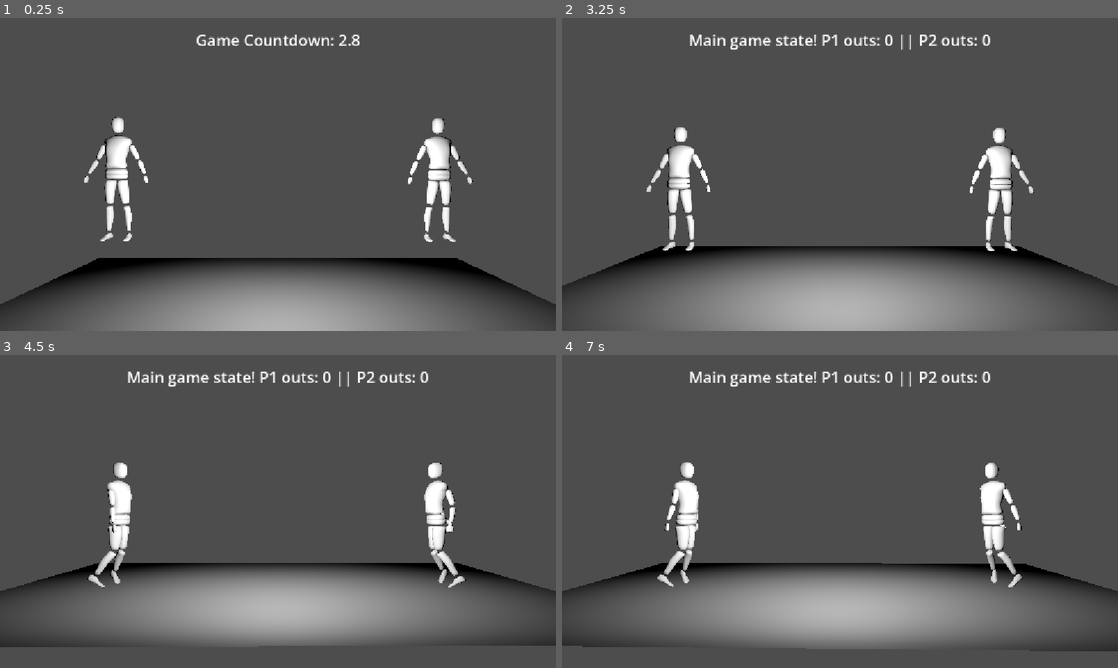
Above: before the commit, frames 1-4 (two rows, left to right).
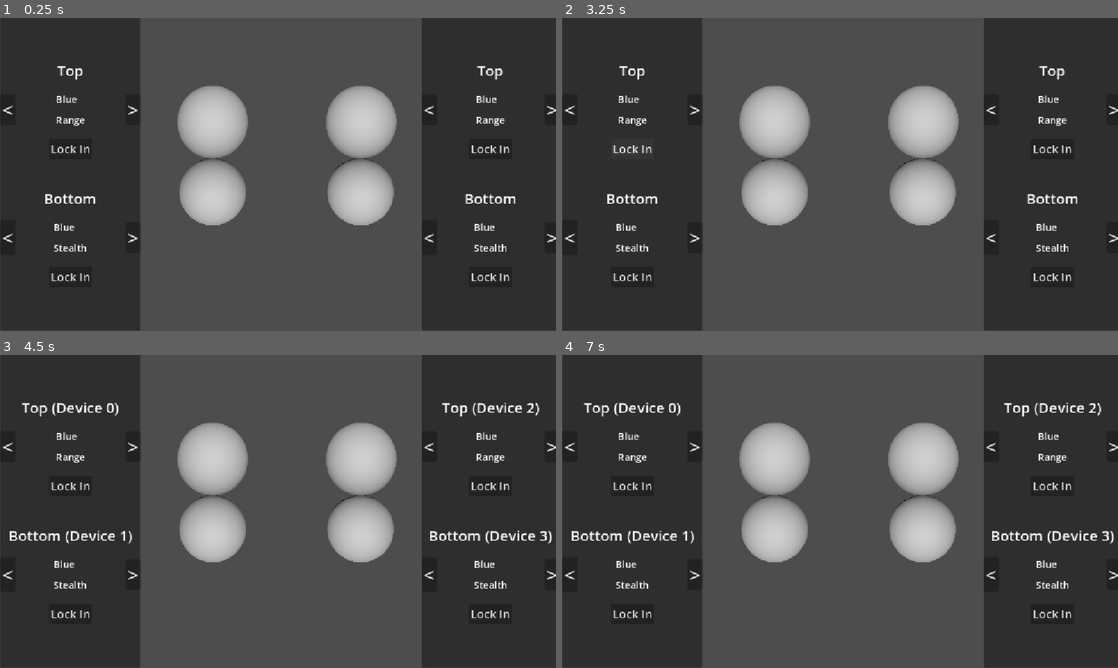
Above: after the commit, the same moments.

Repository: The-MEDINA/SNAP-back
Game: Godot game, scene res://Scenes/4CharacterSelection.tscn
The game is run twice, just before and just after one commit, with the same random seed, the same clock (stepped at 60 frames per second) and the same inputs. Before the commit the project starts from res://Scenes/controlsTesting.tscn.
Inputs (mouse positions are in pixels of both pictures, inside the frame that each line leads up to):
- Up to frame 1 (0.25 s): no input
- Up to frame 2 (3.25 s): click (567, 108) at 0.5 s, where only the run after the commit has a clickable "<"; click (695, 108) at 1.25 s, where only the run after the commit has a clickable ">"; click (634, 149) at 2 s, where only the run after the commit has a clickable "Lock In"; click (634, 149) at 2.75 s, where only the run after the commit has a clickable "Locked!"
- Up to frame 3 (4.5 s): move the mouse to (400, 495) at 3.52 s; press the mouse at (400, 495) at 3.53 s; hold D (LeftThumbstickRight) 3.53-4.28 s; move the mouse to (166, 527) at 4.27 s; release the mouse at (166, 527) at 4.28 s; hold 1 (DebugPlayer1Down) from 4.28 s (still down); right-click (166, 527) at 4.35 s
- Up to frame 4 (7 s): move the mouse to (895, 442) at 5.02 s; release 1 (DebugPlayer1Down) at 5.03 s; hold D (LeftThumbstickRight) 5.03-5.78 s; hold Space (Select) 5.03-5.78 s; move the mouse to (812, 574) at 5.77 s; hold W (LeftThumbstickUp) 5.78-6.53 s; click (812, 574) at 5.85 s; move the mouse to (1006, 558) at 6.52 s; hold S (LeftThumbstickDown) from 6.53 s (still down); hold Right mouse button (RightTrigger) from 6.53 s (still down)

The runs differ from the first frame. In frame 1, 63% of the frame differs, in the area x 0-100%, y 0-100%; in frame 2, 66%; in frame 3, 65%; in frame 4, 66%.
Error after the commit: Out of bounds get index '16' (on base: 'Array[int]') (res://Scripts/4_character_selection.gd:146)

Commit message:
build created

Diff:
--- a/snap-back/project.godot
+++ b/snap-back/project.godot
@@ -11,7 +11,7 @@
 [application]
 
 config/name="SNAPback"
-run/main_scene="uid://df2odcgu3122d"
+run/main_scene="uid://di4gge1dya5su"
 config/features=PackedStringArray("4.7", "Forward Plus")
 config/icon="res://icon.svg"
 
Not shown, added: snap-back/export_presets.cfg
Not shown, added: Sprint 2/Sprint 2.zip
